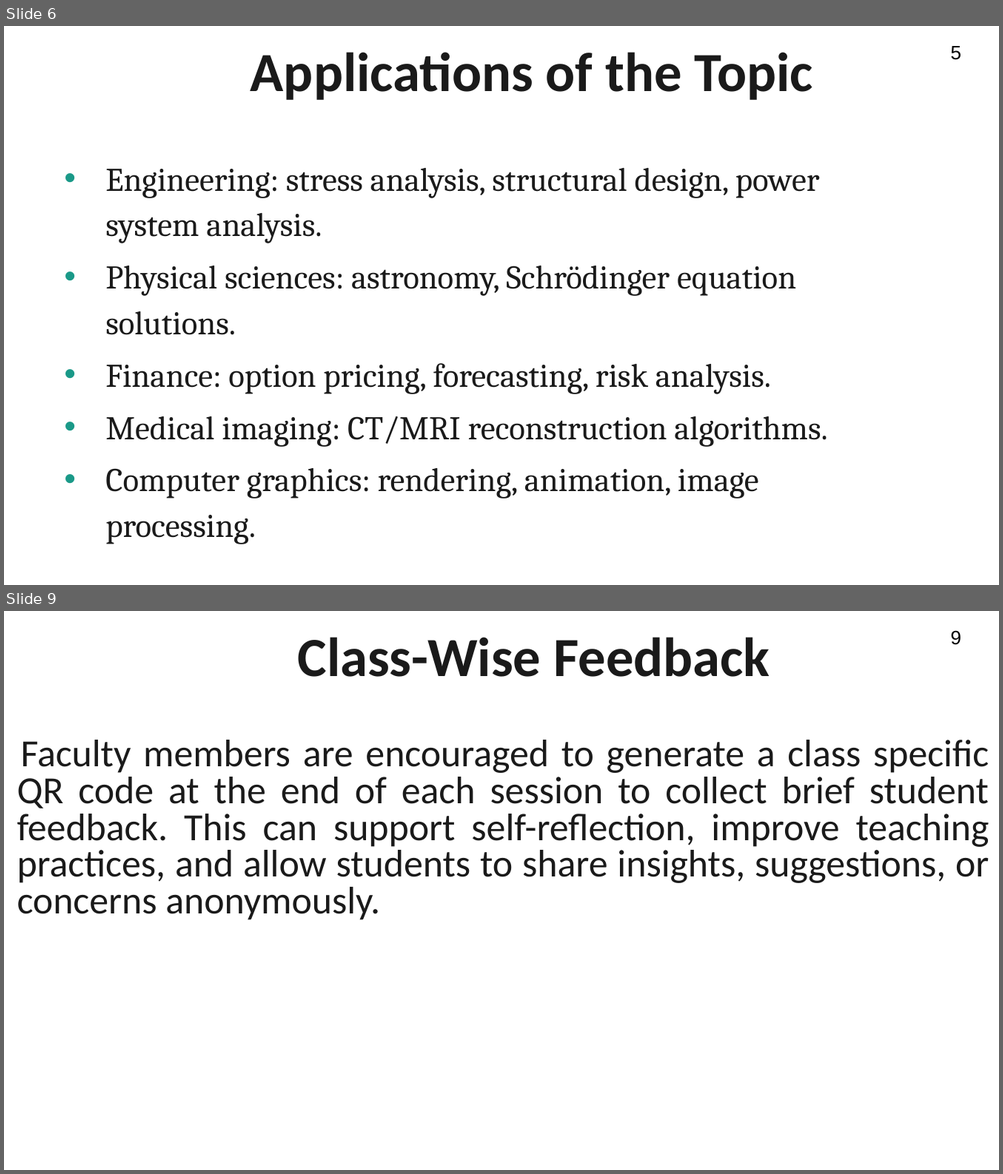
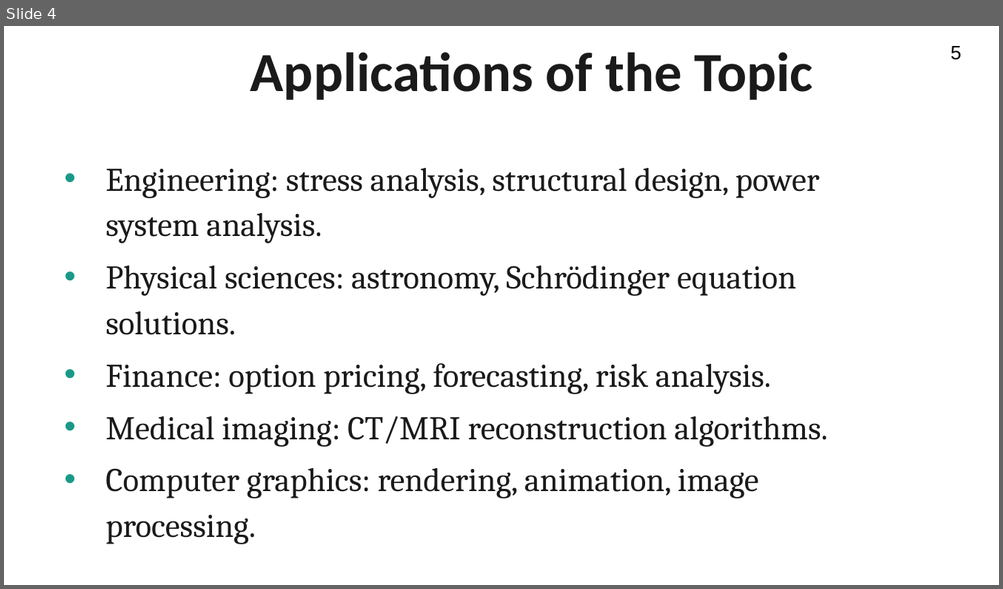
Before and after one commit to Shashankesi/Numerical_Methods, a slide deck: PPT/Unit-1/PPT - Lecture 1.1 .pptx. Shown one above the other, each under a label of ours: slides 6 and 9 before the commit, slide 4 after it; the slides between them are not shown. The pictures are 1003x1174 and 1003x589 pixels, drawn with LibreOffice and Linux fonts; fonts in the diff are those of the drawing; background and template pictures are left out. Boxes give left, top, right and bottom in pixels: in the first picture for what was removed or moved away, otherwise in the second. Text is boxed around its words. In the diff, an @@ line names an element or a change of style, - is before the commit and + after.

```diff
--- a/PPT/Unit-1/PPT - Lecture 1.1 .pptx
+++ b/PPT/Unit-1/PPT - Lecture 1.1 .pptx
@@ slide 9 removed at (4,611,999,1170), background #FFFFFF @@
@@ text removed at (950,630,962,645) @@
-9
@@ text removed at (298,637,770,677) @@
-Class-Wise Feedback
@@ text removed at (17,740,989,920) @@
-Faculty members are encouraged to generate a class specific QR code at the end of each session to collect brief student feedback. This can support self-reflection, improve teaching practices, and allow students to share insights, suggestions, or concerns anonymously.
@@ what was slide 6 is now slide 4 @@
```
Also in this commit, not shown: 5 other slides removed, 1 other file.
